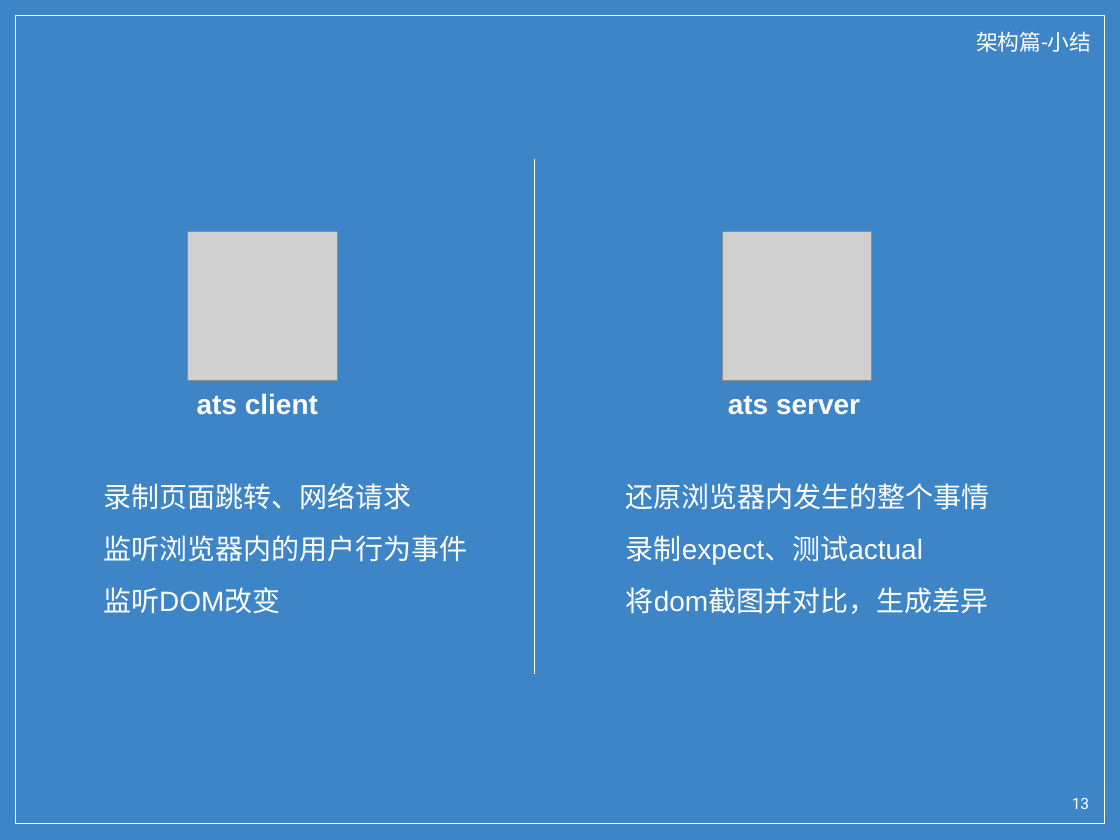
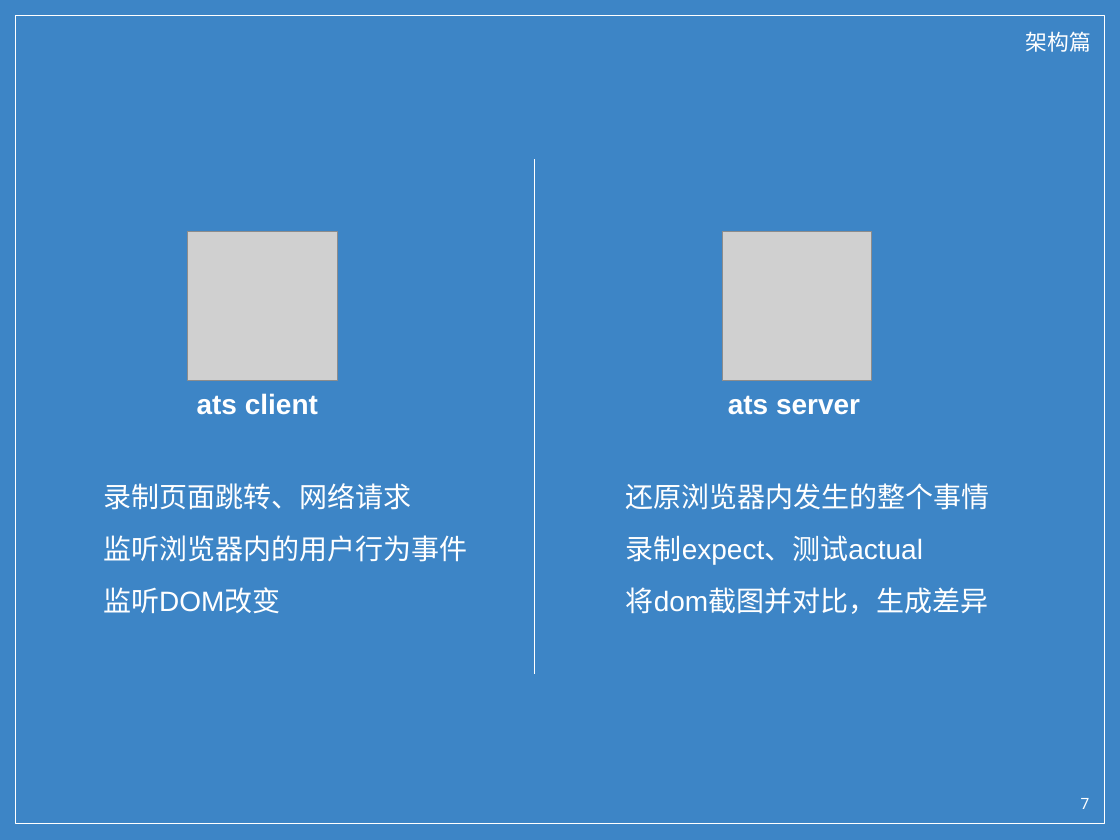
Before and after one commit to wu0792/ats_client, a slide deck: slide 7 of ext/share.pptx (slide 13 before the commit). Drawn at 1120x840 pixels with LibreOffice and Linux fonts; fonts in the diff are those of the drawing; grey boxes stand for pictures; background and template pictures are left out. Boxes give left, top, right and bottom in pixels: in the first picture for what was removed or moved away, otherwise in the second. Text is boxed around its words. In the diff, an @@ line names an element or a change of style, - is before the commit and + after.

```diff
--- a/ext/share.pptx
+++ b/ext/share.pptx
@@ text at (1026,31,1091,52): text changed @@
-架构篇-小结
+架构篇
@@ page number at (1081,798,1090,809): text changed @@
-13
+7
```
Also in this commit, not shown: 9 other slides changed, 30 slides removed.
